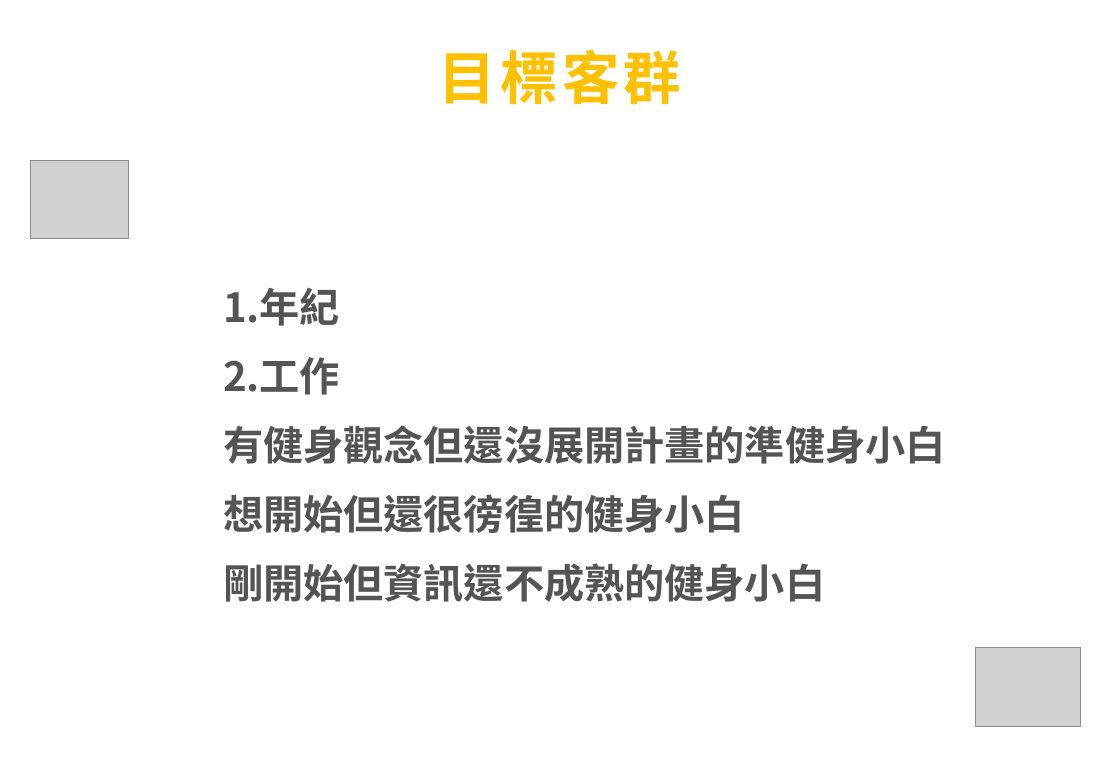
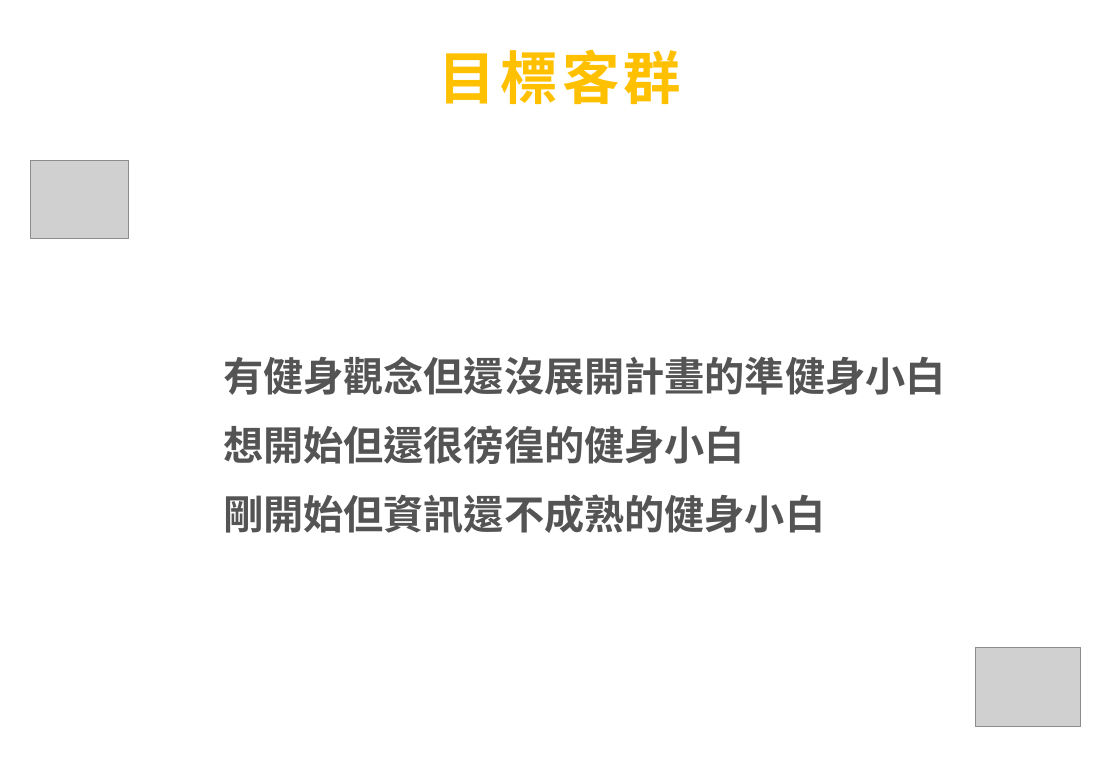
Before and after one commit to becauseyu/start_fitness, a slide deck: slide 6 of 期末報告企畫書與ppt/第三組動吃動吃 更0715.pptx. Drawn at 1120x775 pixels with LibreOffice and Linux fonts; fonts in the diff are those of the drawing; grey boxes stand for pictures; background and template pictures are left out. Boxes give left, top, right and bottom in pixels: in the first picture for what was removed or moved away, otherwise in the second. Text is boxed around its words. In the diff, an @@ line names an element or a change of style, - is before the commit and + after.

```diff
--- a/期末報告企畫書與ppt/第三組動吃動吃 更0715.pptx
+++ b/期末報告企畫書與ppt/第三組動吃動吃 更0715.pptx
@@ text at [223,288,340,395]: paragraphs removed @@
-● 1.年紀
-● 2.工作
```
Also in this commit, not shown: 7 slides added, 1 other file.
